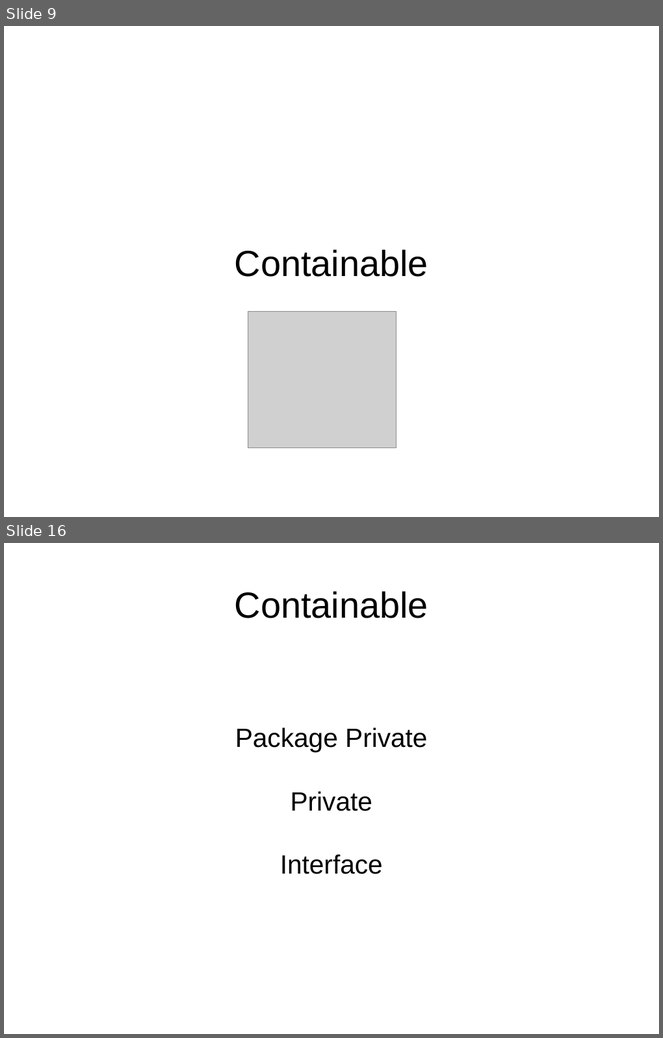
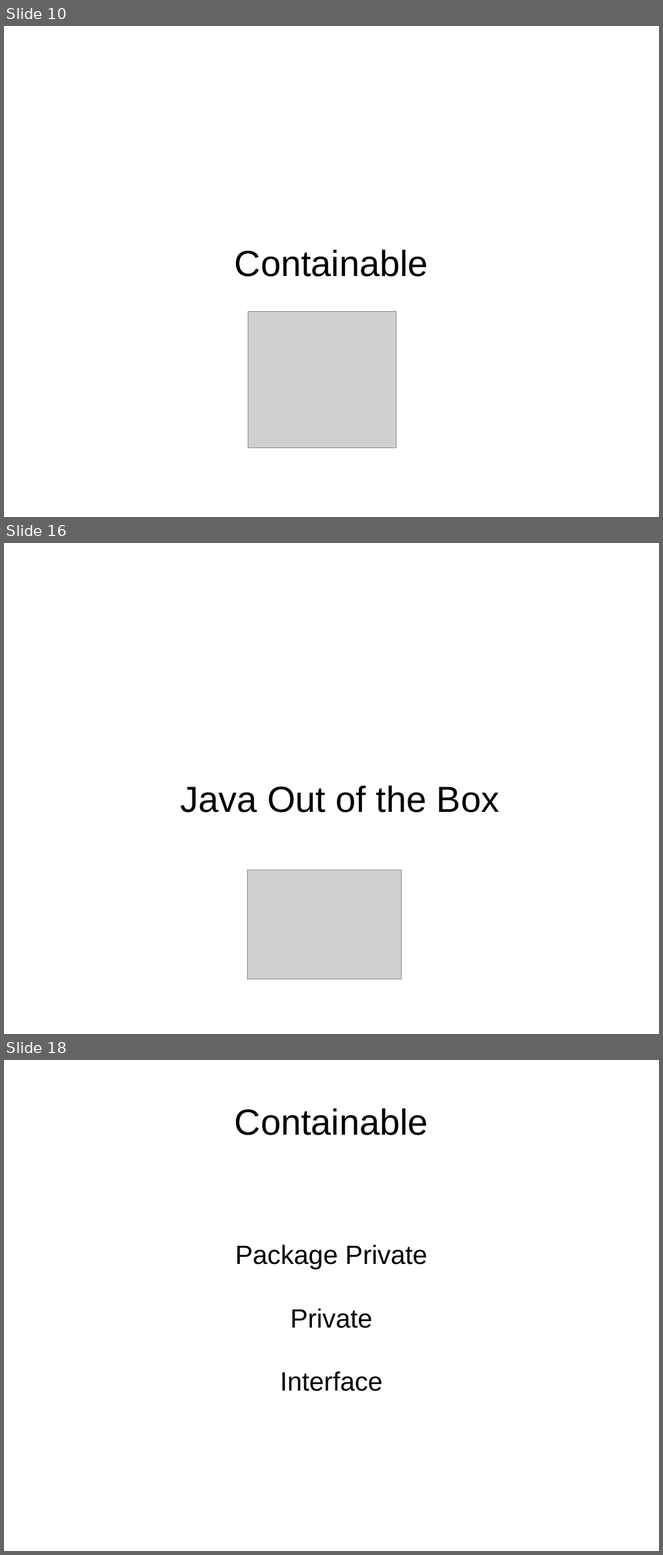
Before and after one commit to bobpaulin/whats-my-modularity, a slide deck: presentation/WhatsMyModularity.odp. Shown one above the other, each under a label of ours: slides 9 and 16 before the commit, slides 10, 16 and 18 after it; the slides between them are not shown. The pictures are 663x1038 and 663x1555 pixels, drawn with LibreOffice and Linux fonts; fonts in the diff are those of the drawing; grey boxes stand for pictures. Boxes give left, top, right and bottom in pixels: in the first picture for what was removed or moved away, otherwise in the second. Text is boxed around its words. In the diff, an @@ line names an element or a change of style, - is before the commit and + after.

```diff
--- a/presentation/WhatsMyModularity.odp
+++ b/presentation/WhatsMyModularity.odp
@@ slide 16 added at (x1=4, y1=543, x2=659, y2=1034), background #FFFFFF @@
@@ title added at (x1=181, y1=785, x2=499, y2=813), 44 pt, text #000000 @@
+Java Out of the Box
@@ picture added at (x1=248, y1=871, x2=402, y2=980) @@
@@ what was slide 9 is now slide 10 @@
@@ what was slide 16 is now slide 18 @@
```
Also in this commit, not shown: 20 slides changed, 6 other slides added, 3 slides removed.
